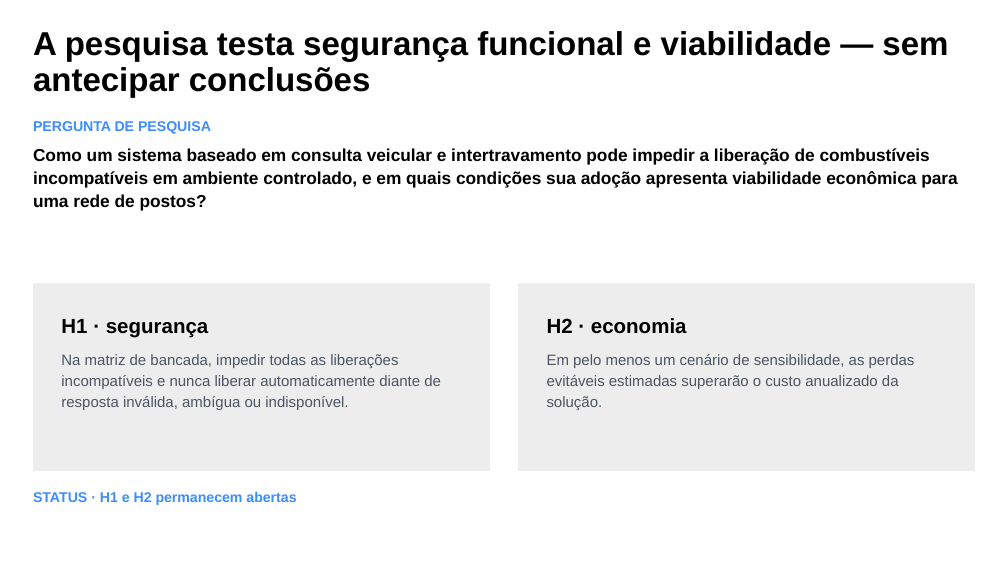
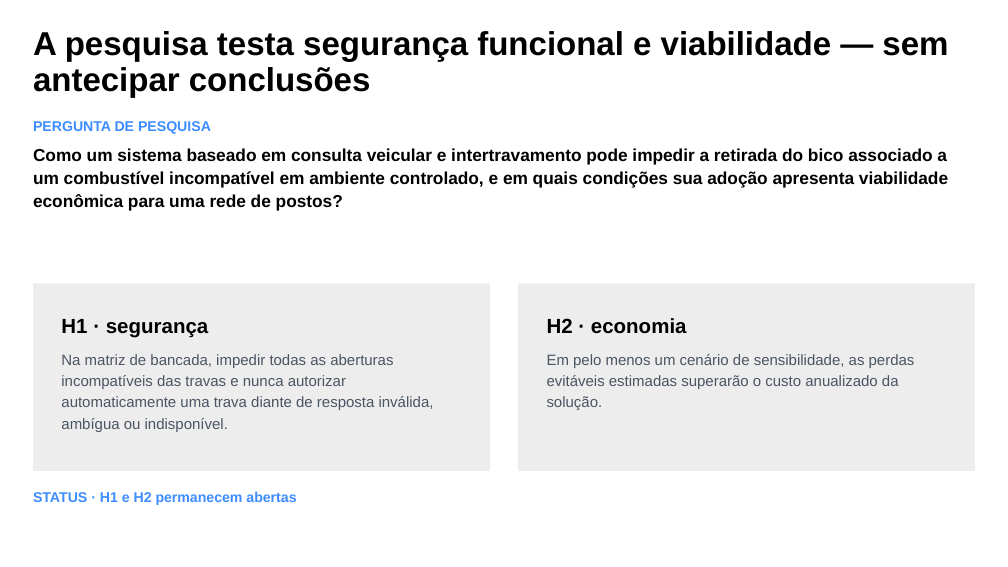
Before and after one commit to gabrielNahmur/TCC, a slide deck: slide 3 of presentation/seminario-andamento.pptx. Drawn at 1008x567 pixels with LibreOffice and Linux fonts; fonts in the diff are those of the drawing. Boxes give left, top, right and bottom in pixels: in the first picture for what was removed or moved away, otherwise in the second. Text is boxed around its words. In the diff, an @@ line names an element or a change of style, - is before the commit and + after.

Commit message:
TCC-17: atualiza artigo e entregaveis academicos
Inclui o seminario, o Sprint 1 editavel e as apresentacoes. Usa referencias relativas nas notas e restringe o versionamento aos artefatos academicos.

```diff
--- a/presentation/seminario-andamento.pptx
+++ b/presentation/seminario-andamento.pptx
@@ text at (33, 148, 948, 211): text changed @@
-Como um sistema baseado em consulta veicular e intertravamento pode impedir a liberação de combustíveis incompatíveis em ambiente controlado, e em quais condições sua adoção apresenta viabilidade econômica para uma rede de postos?
+Como um sistema baseado em consulta veicular e intertravamento pode impedir a retirada do bico associado a um combustível incompatível em ambiente controlado, e em quais condições sua adoção apresenta viabilidade econômica para uma rede de postos?
@@ text at (61, 354, 434, 432): text changed @@
-Na matriz de bancada, impedir todas as liberações incompatíveis e nunca liberar automaticamente diante de resposta inválida, ambígua ou indisponível.
+Na matriz de bancada, impedir todas as aberturas incompatíveis das travas e nunca autorizar automaticamente uma trava diante de resposta inválida, ambígua ou indisponível.
```
Also in this commit, not shown: 3 other slides changed, 28 other files.
